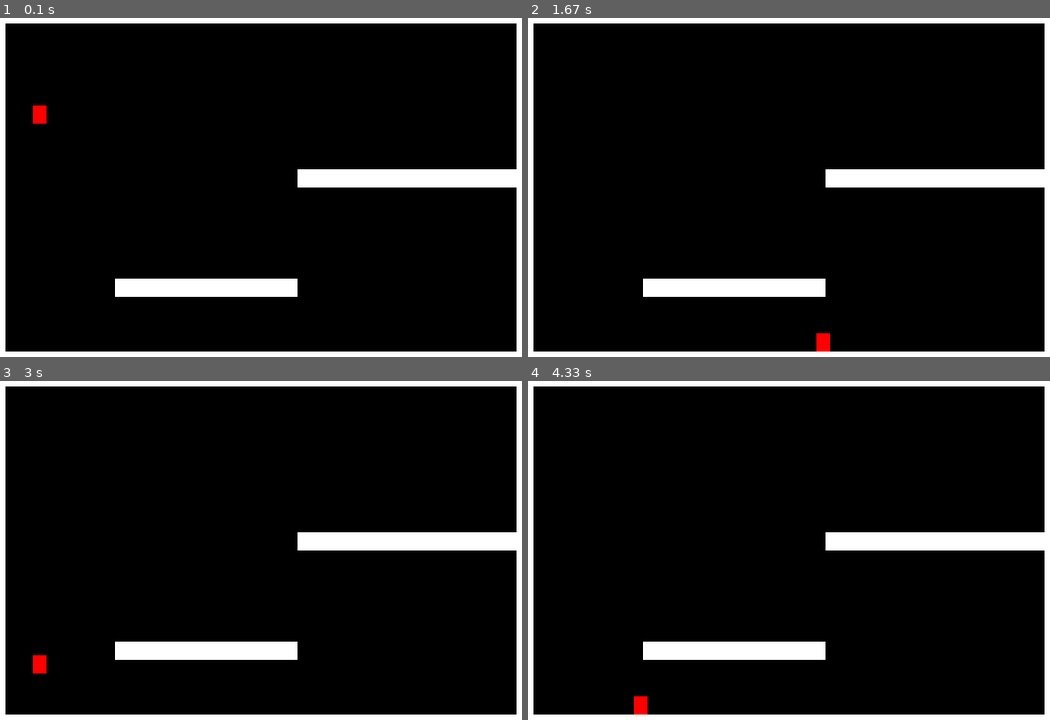
Above: before the commit, frames 1-4 (two rows, left to right).
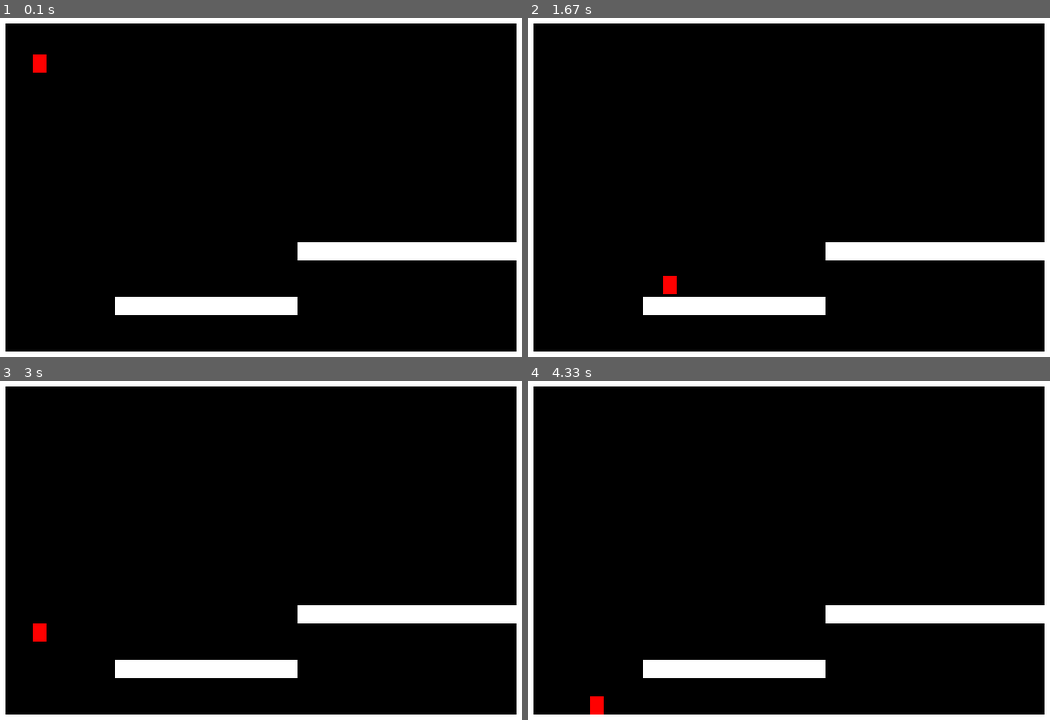
Above: after the commit, the same moments.

Repository: andarms/pygame-fun-experiments
Game: pygame game, started from platformer.py
Two runs of this game, one before a commit and one after it. Both use one fixed random seed, a clock stepped at 60 frames per second and the inputs below.
Inputs:
- Up to frame 1 (0.1 s): no input
- Up to frame 2 (1.67 s): hold Right 0.33-0.8 s; hold Up 0.83-1.13 s; hold Right 1.17-1.63 s
- Up to frame 3 (3 s): hold Left 1.67-2.2 s; hold Left 2.23-2.63 s; hold Up from 2.67 s (still down)
- Up to frame 4 (4.33 s): release Up at 3.03 s; hold Right 3.07-3.7 s; hold Left 3.73-4.2 s; hold Right from 4.23 s (still down)

The runs differ from the first frame. In frame 1, 8.6% of the frame differs, in the area x 6-99%, y 10-88%; in frame 2, 8.4%; in frame 3, 8.6%; in frame 4, 8.6%.

Commit message:
Add delta velocity and jumping
Attemp to make a platformer need some code yet
flappy bird like behavior on jump

Diff:
--- a/platformer.py
+++ b/platformer.py
@@ -6,7 +6,7 @@
 BLACK = (0, 0, 0)
 RED = (255, 0, 0)
 
-GRAVITY = 9.81
+GRAVITY = 15 #px/s
 
 LEVEL_MAP = [
 	'##############################',
@@ -18,14 +18,14 @@
 	'#                            #',
 	'#                            #',
 	'#                            #',
+	'#                            #',
+	'#                            #',
+	'#                            #',
+	'#                            #',
 	'#                #############',
 	'#                            #',
 	'#                            #',
-	'#                            #',
-	'#                            #',
-	'#                            #',
 	'#      ##########            #',
-	'#                            #',
 	'#                            #',
 	'#                            #',
 	'##############################'
@@ -70,11 +70,14 @@
 		self.rect.x = x
 		self.rect.y = y
 
-		self.speed = 5
+		self.speed = 100 # px/s
+		self.accel =  0.046875
+		self.max_speed =  250 # px/s
 		self.vx = 0
 		self.vy = 0
-		self.jump_power = -1.03
-		self.max_jump_length = -15
+		self.jump_power = -1
+		self.jump_speed = 0.05
+		self.max_jump_length = -100
 
 		self.runing = False
 		self.falling = True
@@ -93,10 +96,21 @@
 		if keys[pg.K_UP]:
 			self.jumping = True
 
-	def update(self, level):
-
+	@property
+	def accelerate(self):
+		if self.speed > self.max_speed:
+			return self.max_speed
+		self.speed += self.accel
+		return self.speed
+
+	def cut_jump(self):
+		self.jumping = False
+		self.max_jump_length = -100
+		self.vy = 0
+
+	def update(self, level, dt):
 		if self.runing:
-			self.rect.x += self.vx
+			self.rect.x += self.vx * dt
 
 		collitions = pg.sprite.spritecollide(self, level, False)
 		if collitions:
@@ -105,28 +119,28 @@
 			else:
 				self.rect.left = collitions[0].rect.right
 
-		if self.jumping and not self.falling:
-			self.vy += self.jump_power
-			if self.vy < self.max_jump_length:
-				self.falling = True
-				self.vy = 0
-				self.jumping = False
-
-		self.rect.y += self.vy
-
-		if self.falling:
-			self.rect.y += GRAVITY
+
+		if self.jumping:
+			self.vy +=  self.max_jump_length
+			self.max_jump_length += GRAVITY
+			if self.vy >= 0:
+				self.cut_jump()
+
+		if self.falling and not self.jumping:
+			self.vy += GRAVITY
+
+		self.rect.y += self.vy * dt
 
 		collitions = pg.sprite.spritecollide(self, level, False)
 		if collitions:
-			if self.falling:
+			if self.falling and self.vy >= 0:
 				self.rect.bottom = collitions[0].rect.top
 				self.falling = False
+				self.vy = 0
 			else:
 				self.rect.top = collitions[0].rect.bottom
-		elif not self.jumping:
-			self.falling = True
-
+				if self.jumping: self.cut_jump()
+		else: self.falling = True
 
 
 	def render(self, screen):
@@ -159,10 +173,10 @@
 		self.player.handle_input(self.keys)
 
 
-	def update(self):
+	def update(self, dt):
 		capition = "Platformer - FPS: {:.2f}".format(self.clock.get_fps())
 		pg.display.set_caption(capition)
-		self.player.update(self.level)
+		self.player.update(self.level, dt)
 
 	def render(self):
 		self.screen.fill(self.bg_color)
@@ -171,12 +185,12 @@
 
 	def main_loop(self):
 		while True:
+			time_delta = self.clock.tick(self.fps)/1000.0
 			self.handle_input()
-			self.update()
+			self.update(time_delta)
 			self.render()
 
 			pg.display.flip()
-			self.clock.tick(self.fps)
 
 
 
